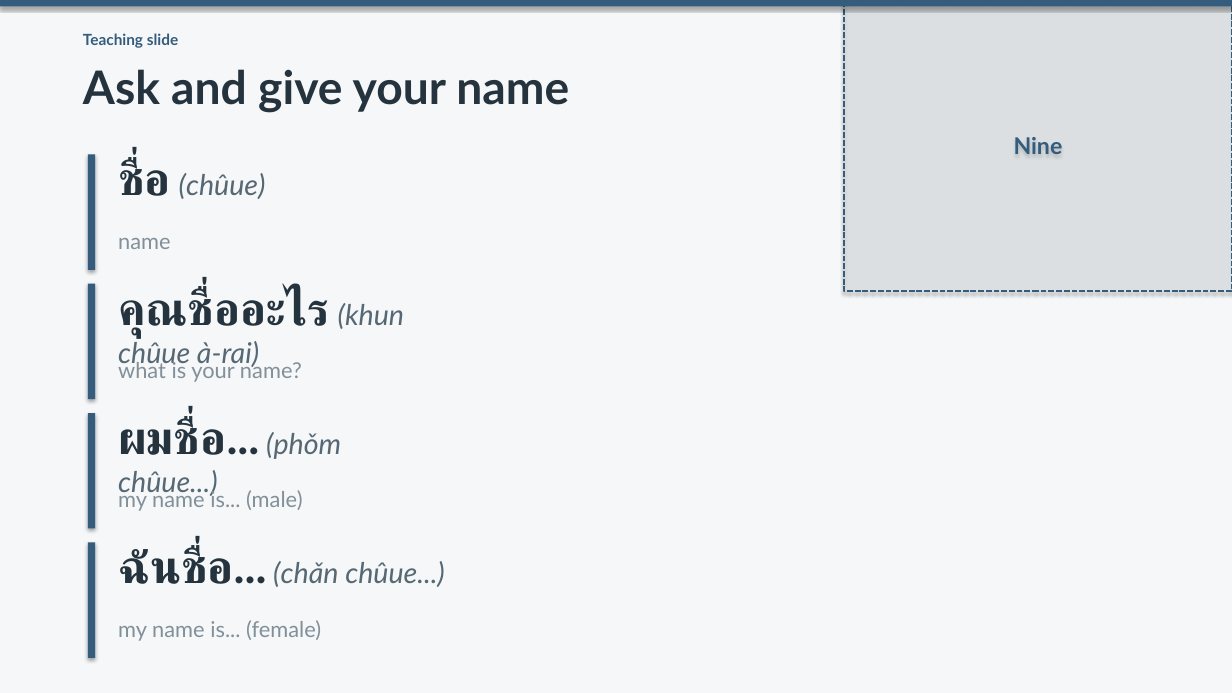
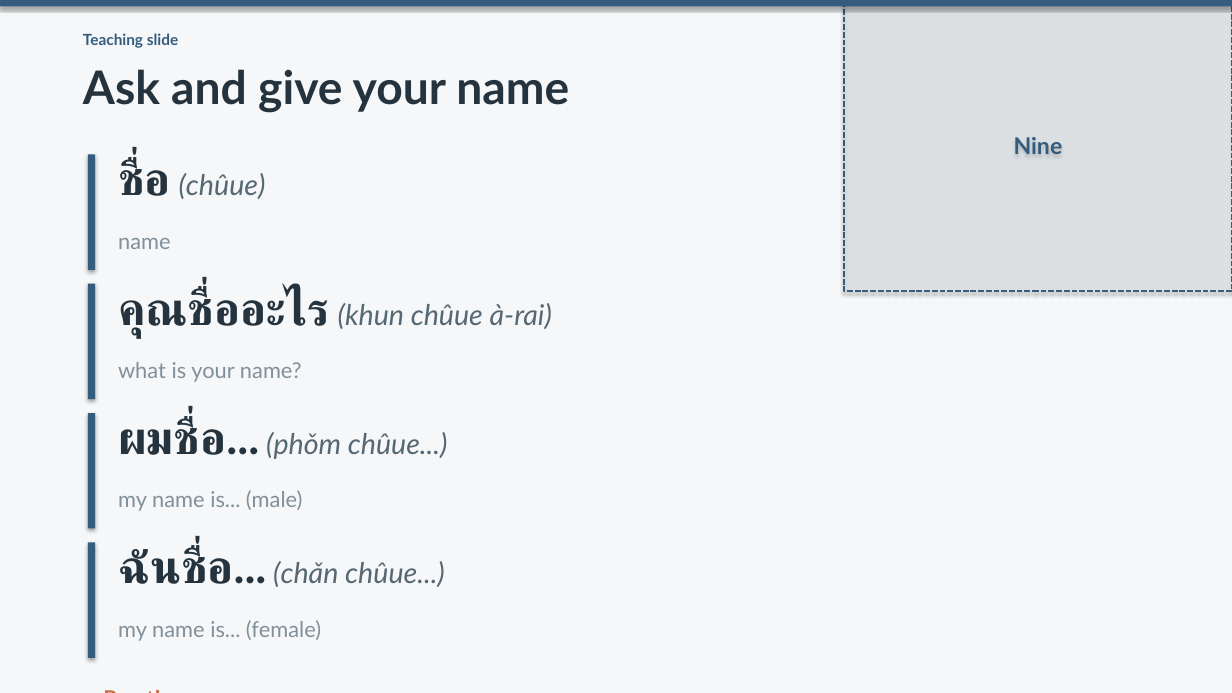
Before and after one commit to OTFTCS/thai-nine, a slide deck: slide 3 of course/modules/M01/L002/M01-L002-canva-deck.pptx. Drawn at 1232x693 pixels with LibreOffice and Linux fonts; fonts in the diff are those of the drawing. Boxes give left, top, right and bottom in pixels: in the first picture for what was removed or moved away, otherwise in the second. Text is boxed around its words. In the diff, an @@ line names an element or a change of style, - is before the commit and + after.

```diff
--- a/course/modules/M01/L002/M01-L002-canva-deck.pptx
+++ b/course/modules/M01/L002/M01-L002-canva-deck.pptx
@@ text "คุณชื่ออะไร (khun chûue à-rai)" rewrapped from (118, 289, 404, 368) to (118, 289, 552, 338) @@
@@ text "ผมชื่อ... (phǒm chûue...)" rewrapped from (118, 418, 341, 497) to (118, 418, 448, 459) @@
@@ text "Practice" rewrapped from (94, 685, 1074, 693) to (94, 680, 1074, 693) @@
```
Also in this commit, not shown: 3 other slides changed, 3 other files.
